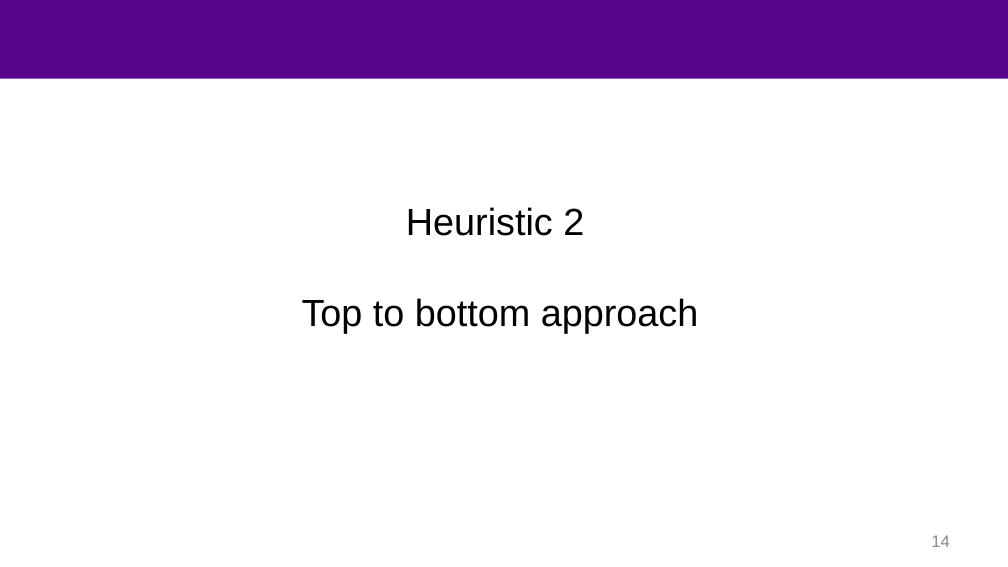
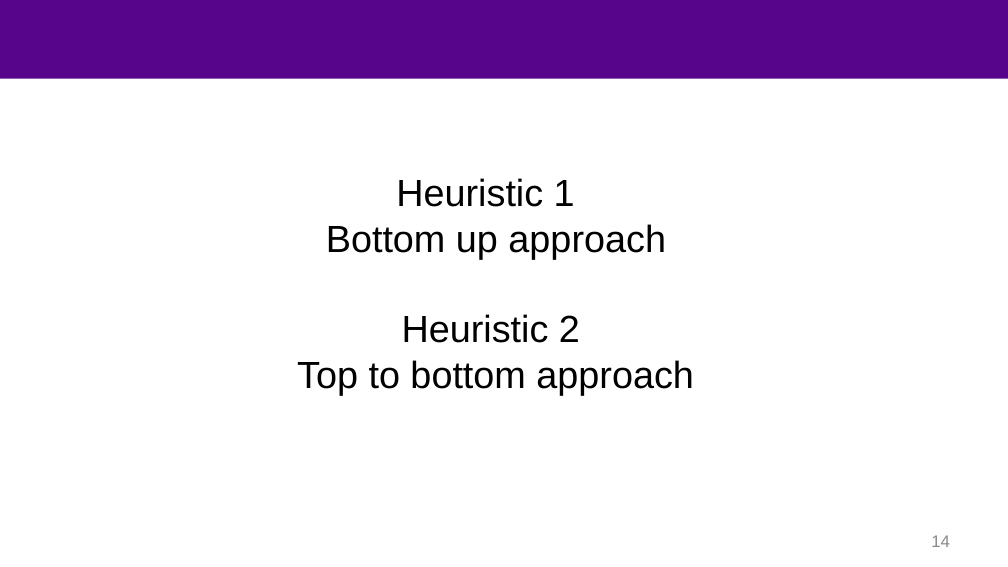
Before and after one commit to mustafafu/mec_request_routing, a slide deck: slide 14 of common_script/part1and2.pptx. Drawn at 1008x567 pixels with LibreOffice and Linux fonts; fonts in the diff are those of the drawing; background and template pictures are left out. Boxes give left, top, right and bottom in pixels: in the first picture for what was removed or moved away, otherwise in the second. Text is boxed around its words. In the diff, an @@ line names an element or a change of style, - is before the commit and + after.

```diff
--- a/common_script/part1and2.pptx
+++ b/common_script/part1and2.pptx
@@ text "Heuristic 1": place and size @@
-text "Heuristic 1" at [302,207,699,333]
+text "Heuristic 1" at [297,178,694,395]
@@ text at [326,178,666,259]: paragraphs added @@
+Heuristic 1
+Bottom up approach
```
Also in this commit, not shown: 2 other slides changed.
